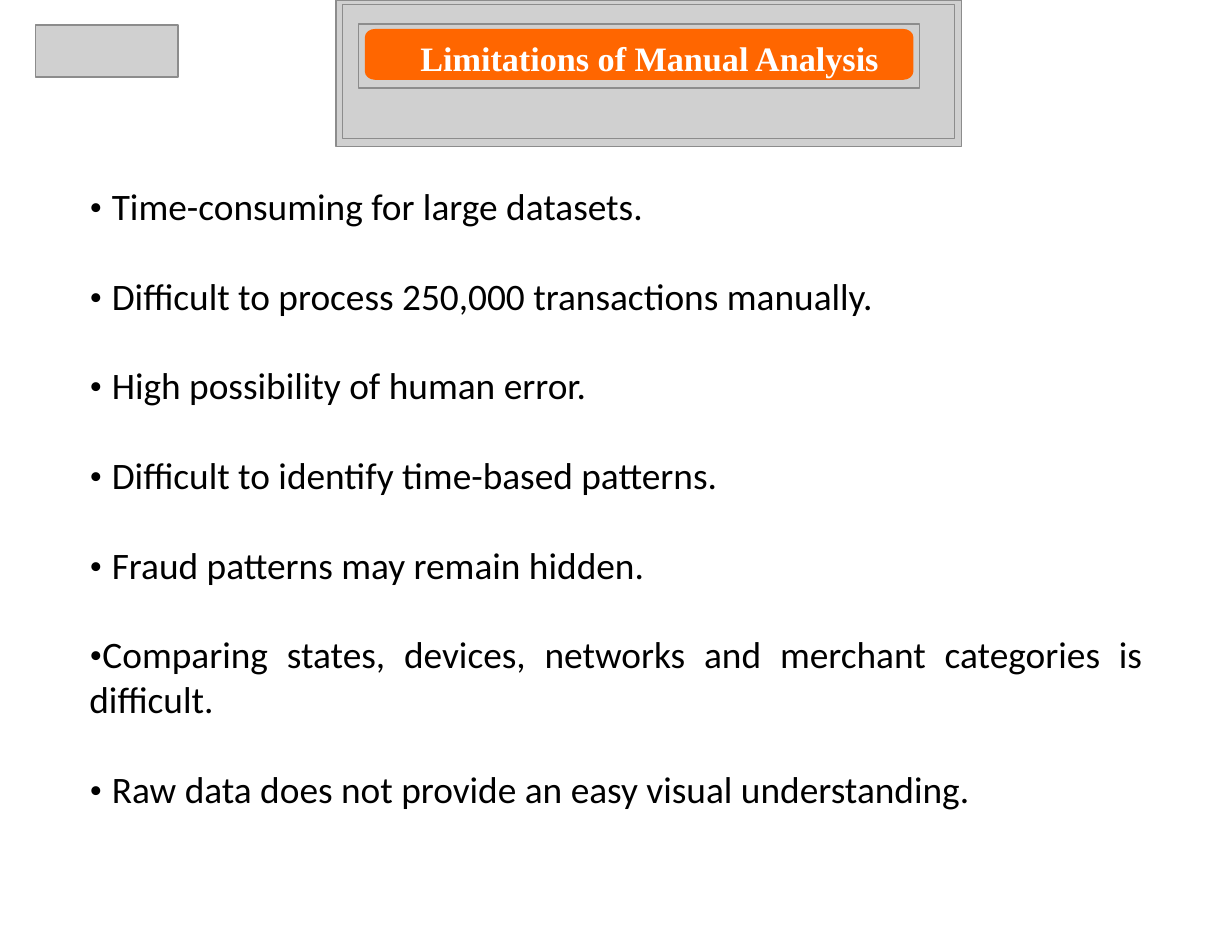
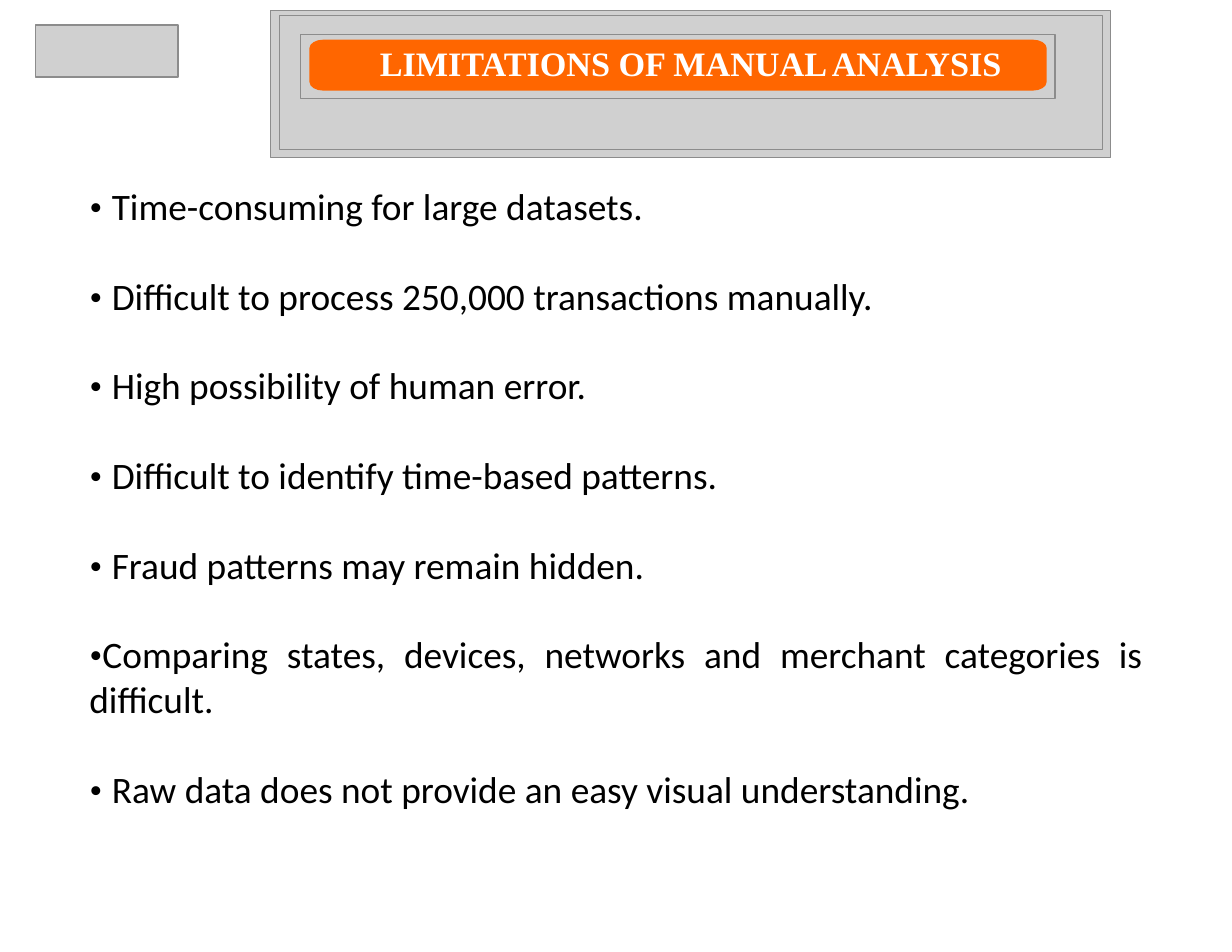
Before and after one commit to ManojReddyTetala/UPI-Transaction-Analysis, a slide deck: slide 6 of PPTs/REVIEW - 2.pptx. Drawn at 1232x952 pixels with LibreOffice and Linux fonts; fonts in the diff are those of the drawing; grey boxes stand for pictures. Boxes give left, top, right and bottom in pixels: in the first picture for what was removed or moved away, otherwise in the second. Text is boxed around its words. In the diff, an @@ line names an element or a change of style, - is before the commit and + after.

```diff
--- a/PPTs/REVIEW - 2.pptx
+++ b/PPTs/REVIEW - 2.pptx
@@ picture: place and size @@
-picture at [336, 0, 961, 147]
+picture at [271, 11, 1111, 158]
@@ picture: place and size @@
-picture at [343, 4, 955, 138]
+picture at [280, 16, 1102, 149]
@@ picture: place and size @@
-picture at [358, 24, 920, 87]
+picture at [300, 35, 1055, 99]
@@ freeform shape: place and size @@
-freeform shape at [365, 29, 914, 81]
+freeform shape at [309, 39, 1046, 91]
@@ text at [380, 53, 1002, 77]: text changed @@
-Limitations of Manual Analysis
+LIMITATIONS OF MANUAL ANALYSIS
```
Also in this commit, not shown: 10 other slides changed, 3 other files.
